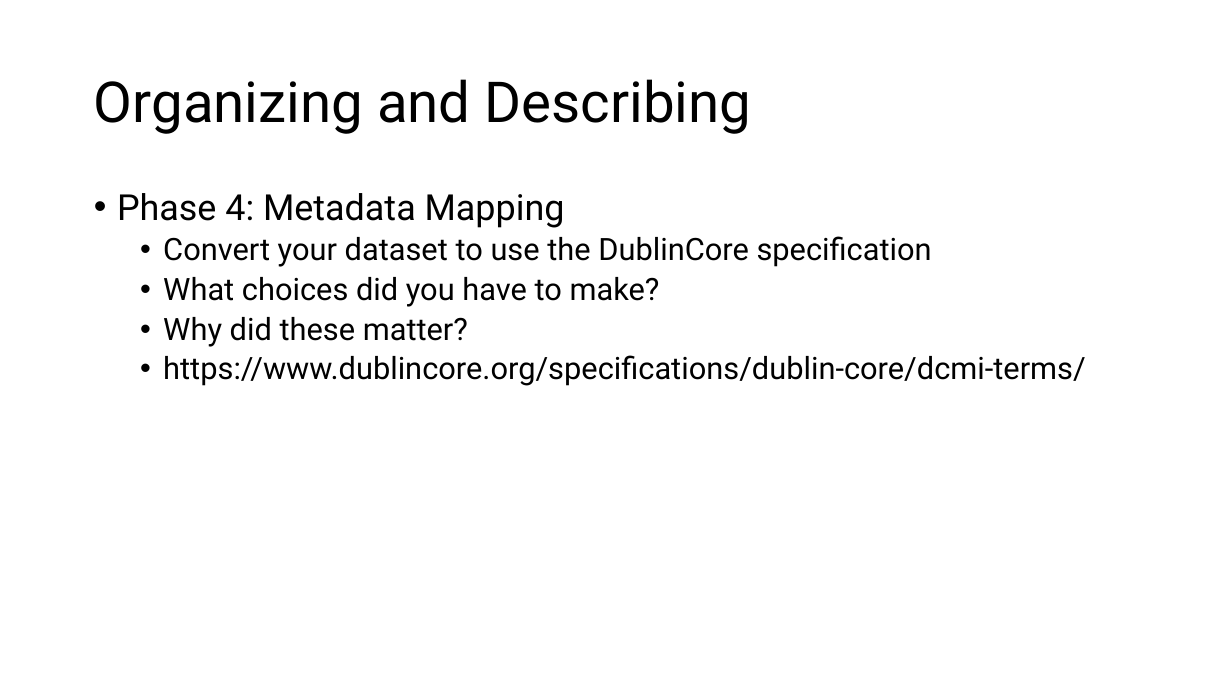
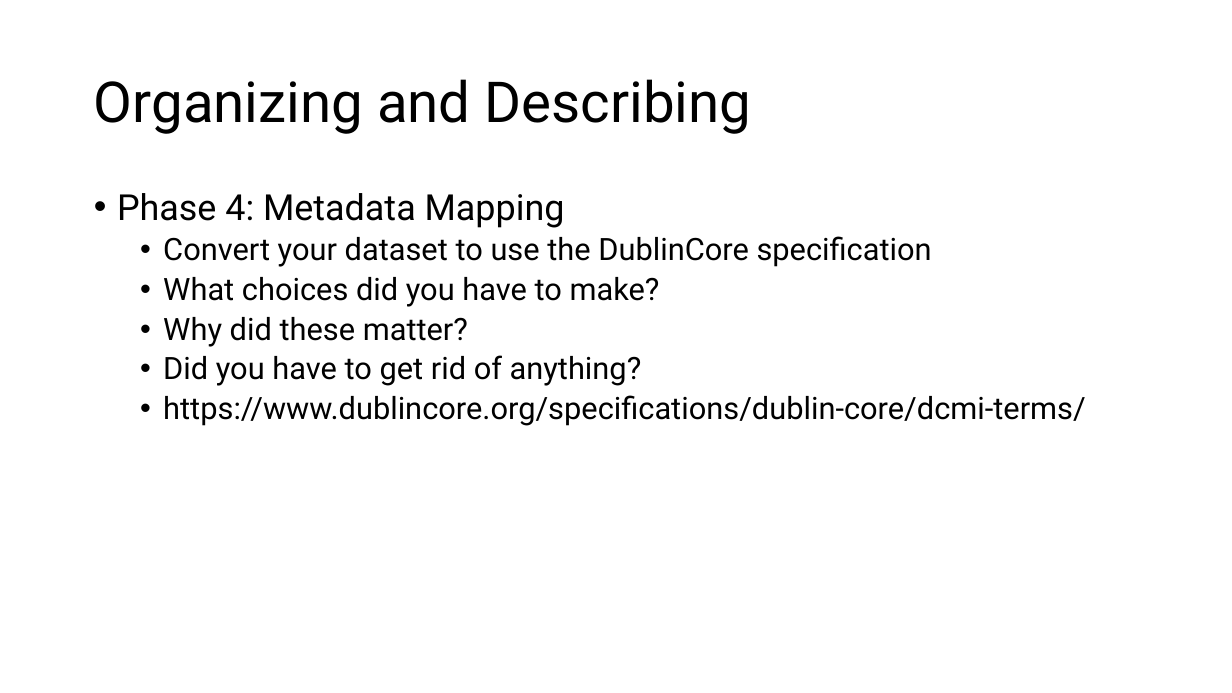
Before and after one commit to walshbr/data-for-the-rest-of-us, a slide deck: slide 15 of resources/week-3/description.pptx (slide 11 before the commit). Drawn at 1232x693 pixels with LibreOffice and Linux fonts; fonts in the diff are those of the drawing. Boxes give left, top, right and bottom in pixels: in the first picture for what was removed or moved away, otherwise in the second. Text is boxed around its words. In the diff, an @@ line names an element or a change of style, - is before the commit and + after.

```diff
--- a/resources/week-3/description.pptx
+++ b/resources/week-3/description.pptx
@@ text at [163, 355, 642, 386]: paragraph added @@
+  • Did you have to get rid of anything?
```
Also in this commit, not shown: 4 other slides changed, 8 slides added, 1 slide removed.
